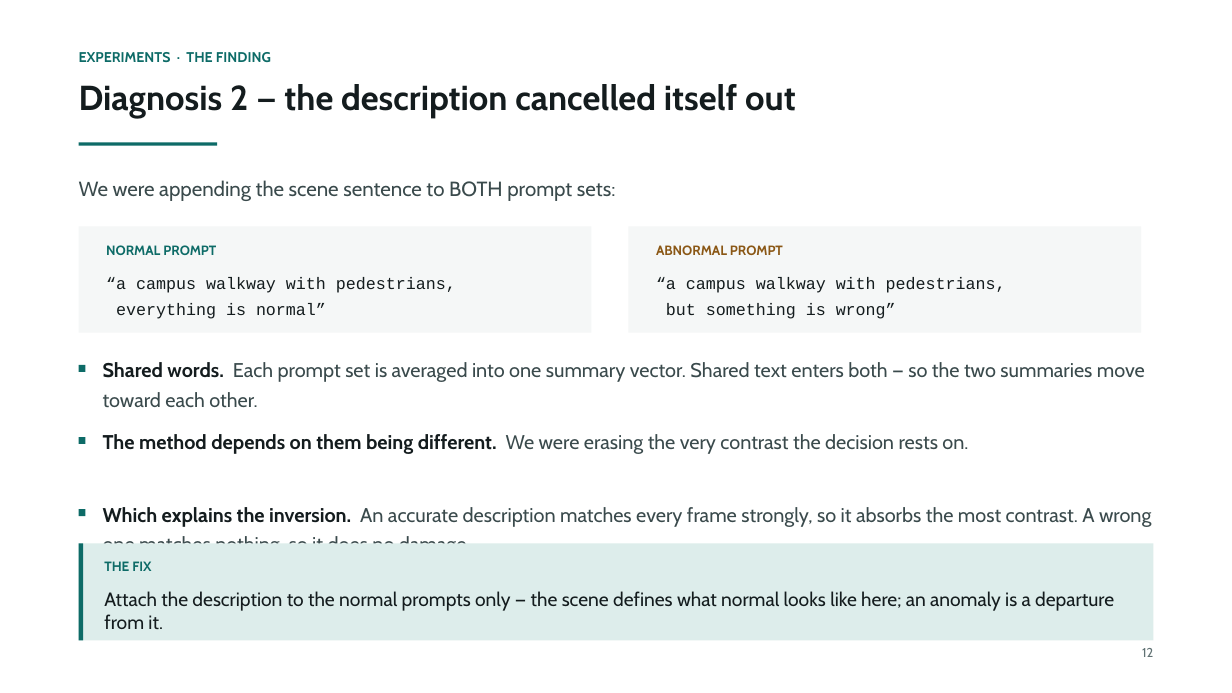
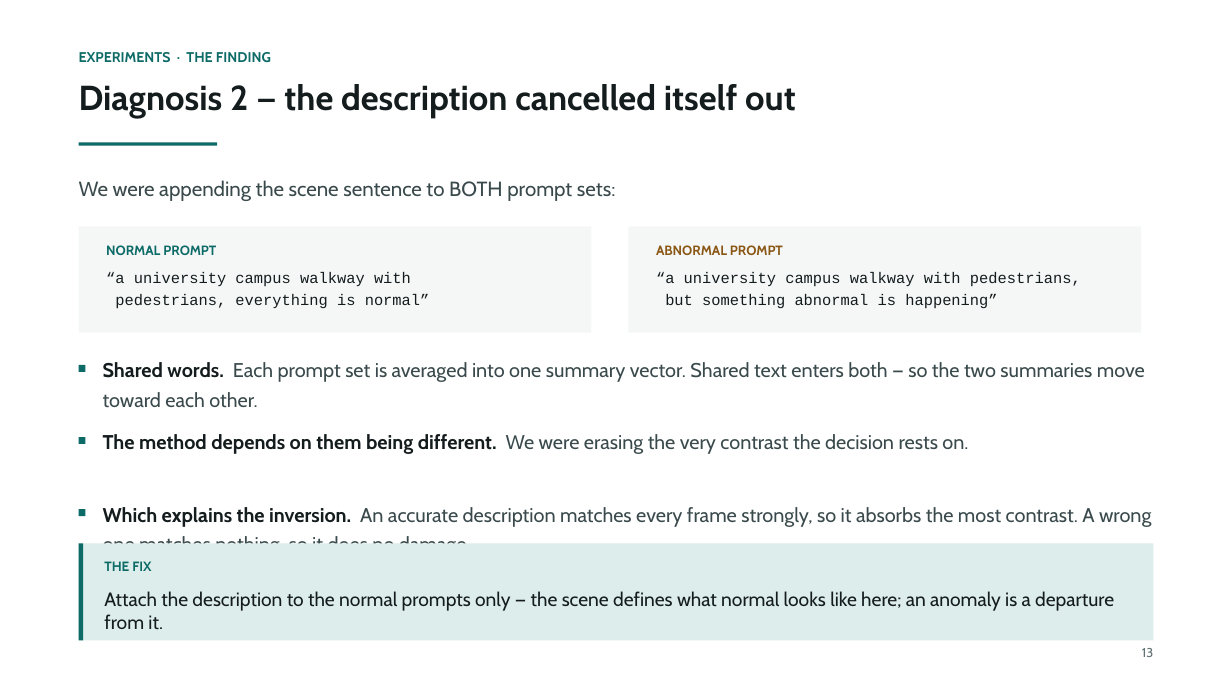
Before and after one commit to prakash-nitc/multimodal-anomaly-detection, a slide deck: slide 14 of docs/06_presentations/DA-ZVAD_Phase3_Review.pptx (slide 13 before the commit). Drawn at 1232x693 pixels with LibreOffice and Linux fonts; fonts in the diff are those of the drawing. Boxes give left, top, right and bottom in pixels: in the first picture for what was removed or moved away, otherwise in the second. Text is boxed around its words. In the diff, an @@ line names an element or a change of style, - is before the commit and + after.

```diff
--- a/docs/06_presentations/DA-ZVAD_Phase3_Review.pptx
+++ b/docs/06_presentations/DA-ZVAD_Phase3_Review.pptx
@@ text at [106, 272, 430, 309]: text changed; size 13 to 12 pt @@
-“a campus walkway with pedestrians,
-everything is normal”
+“a university campus walkway with
+pedestrians, everything is normal”
@@ text at [656, 272, 1081, 308]: text changed; size 13 to 12 pt @@
-“a campus walkway with pedestrians,
-but something is wrong”
+“a university campus walkway with pedestrians,
+but something abnormal is happening”
```
Also in this commit, not shown: 31 other slides changed, 1 slide added.
